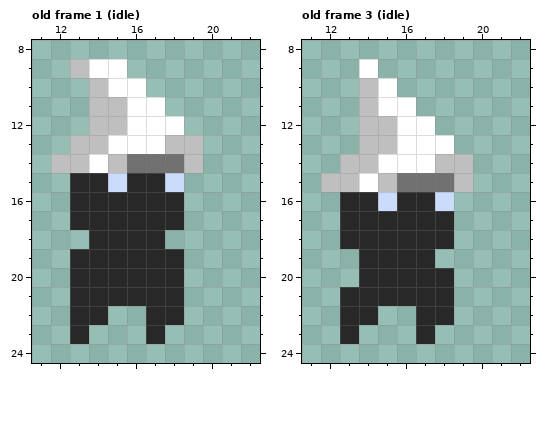
Pixel-art file: PixelEngine/res/sprites/items/pointy_hat.aseprite. That is the earlier state.
32x32 pixels, 20 frames. Shown: old frame 1 (idle): x 11..22, y 8..24; old frame 3 (idle): x 11..22, y 8..24. The commit also changed other frames, which this record leaves out.
The result:
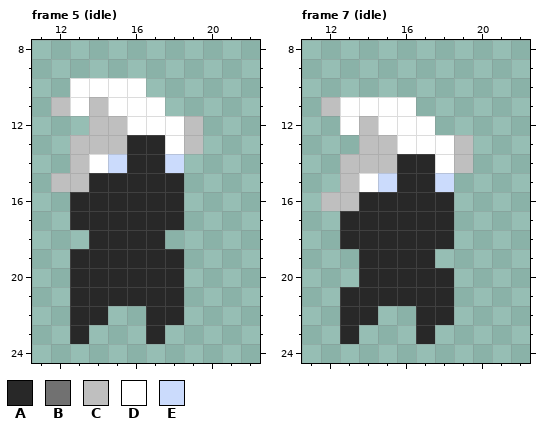
Palette (. is transparent): A #282828  B #717171  C #bfbfbf  D #ffffff  E #cbdbfc
A new or re-ordered frame is compared with the old frame closest to it.
Change:
{"change": "frames 20 -> 26"}
{"where": "frame 5 (idle) is new; against old frame 1 (idle), layers \"Armor\", \"Layer 1\""}
{"frame":5,"y":9,"x":13,"old":"CDD","new":"..."}
{"frame":5,"y":10,"x":13,"old":".C","new":"DD"}
{"frame":5,"y":11,"x":12,"old":"..","new":"CD"}
{"frame":5,"y":11,"x":15,"old":"C","new":"D"}
{"frame":5,"y":12,"x":19,"old":".","new":"C"}
{"frame":5,"y":13,"x":15,"old":"DDDC","new":"CAAD"}
{"frame":5,"y":14,"x":12,"old":"C","new":"."}
{"frame":5,"y":14,"x":15,"old":"CBBBC","new":"EAAE."}
{"frame":5,"y":15,"x":12,"old":".A","new":"CC"}
{"frame":5,"y":15,"x":15,"old":"E","new":"A"}
{"frame":5,"y":15,"x":18,"old":"E","new":"A"}
{"where": "frame 7 (idle) is new; against old frame 3 (idle), layers \"Armor\", \"Layer 1\""}
{"frame":7,"y":9,"x":14,"old":"D","new":"."}
{"frame":7,"y":10,"x":14,"old":"CD","new":".."}
{"frame":7,"y":11,"x":12,"old":"..C","new":"CDD"}
{"frame":7,"y":12,"x":13,"old":".","new":"D"}
{"frame":7,"y":12,"x":15,"old":"C","new":"D"}
{"frame":7,"y":13,"x":19,"old":".","new":"C"}
{"frame":7,"y":14,"x":15,"old":"DDDC","new":"CAAD"}
{"frame":7,"y":15,"x":12,"old":"C","new":"."}
{"frame":7,"y":15,"x":15,"old":"CBBBC","new":"EAAE."}
{"frame":7,"y":16,"x":12,"old":".A","new":"CC"}
{"frame":7,"y":16,"x":15,"old":"E","new":"A"}
{"frame":7,"y":16,"x":18,"old":"E","new":"A"}
{"label":"changed","picture_box":[51,59,203,192]}
{"label":"changed","picture_box":[321,59,473,211]}
